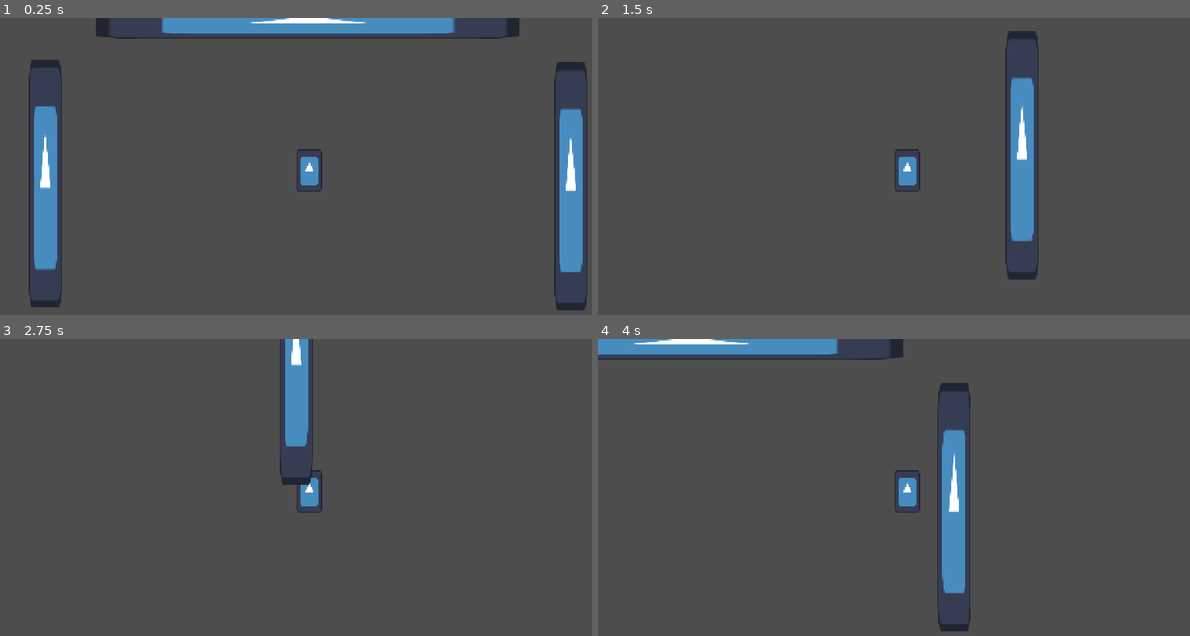
Above: before the commit, frames 1-4 (two rows, left to right).
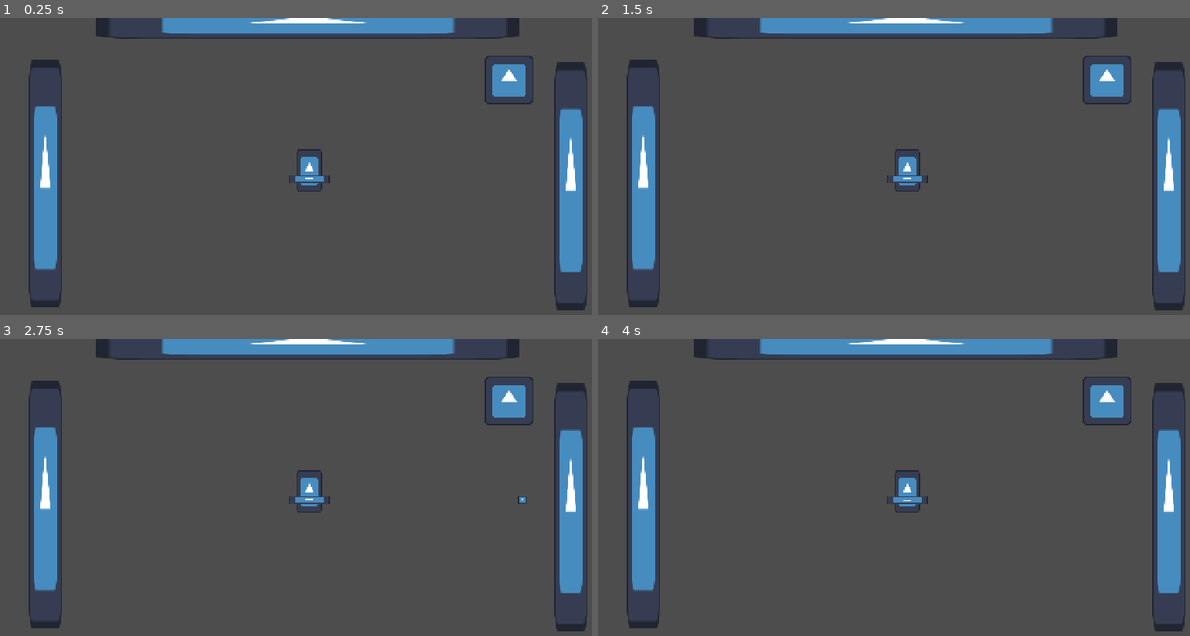
Above: after the commit, the same moments.

Repository: kikis05/SquirrelGame
Game: Godot game, scene res://scenes/main.tscn
Two runs of this game, one before a commit and one after it. Both use one fixed random seed, a clock stepped at 60 frames per second and the inputs below. The engine's default icon, where the game draws it, is replaced by a stand-in: a white triangle on a blue panel in a dark square.
Inputs:
- Up to frame 1 (0.25 s): no input
- Up to frame 2 (1.5 s): tap Enter at 0.5 s; hold Right (attack_right, bound only after the commit) 0.53-1.28 s; hold Down (attack_down, bound only after the commit) from 1.28 s (still down)
- Up to frame 3 (2.75 s): release Down (attack_down, bound only after the commit) at 2.03 s; hold Right (attack_right, bound only after the commit) from 2.03 s (still down)
- Up to frame 4 (4 s): release Right (attack_right, bound only after the commit) at 2.78 s; hold Up (attack_up, bound only after the commit) 2.78-3.53 s; hold Left (attack_left, bound only after the commit) from 3.53 s (still down)

The runs differ from the first frame. In frame 1, 0.8% of the frame differs, in the area x 48-91%, y 12-56%; in frame 2, 12%; in frame 3, 11%; in frame 4, 13%, in the area x 0-100%, y 0-99%.

Commit message:
added gun, sword, testing enemy

Diff:
--- /dev/null
+++ b/bullet.gd
@@ -0,0 +1,34 @@
+extends Area2D
+
+@export var speed = 200
+@export var damage = 15
+
+@onready var destroyTimer = $DestroyBullet
+
+var direction:Vector2
+
+func set_direction(bulletDirection):
+	direction = bulletDirection
+	rotation_degrees = rad_to_deg(global_position.angle_to_point(global_position+direction))
+
+func _physics_process(delta: float) -> void:
+	global_position += direction * speed * delta
+
+func _on_body_entered(body):
+	#group for enemies
+	#if body.is_in_group("enemies"):
+	print("Entered Body")
+	body.die() #not sure what this is
+	queue_free()
+
+#Delete this once we implement collision with enemy
+func _on_destroy_bullet_timeout() -> void:
+	queue_free()
+
+func set_speed(speed_):
+	speed = speed_
+
+func set_damage(damage_):
+	damage = damage_
+func get_damage():
+	return damage
--- /dev/null
+++ b/bullet.tscn
@@ -0,0 +1,26 @@
+[gd_scene load_steps=4 format=3 uid="uid://yxib1bie3es5"]
+
+[ext_resource type="Texture2D" uid="uid://c3ihirpd8epus" path="res://icon.svg" id="1_v7oki"]
+[ext_resource type="Script" uid="uid://73s8e05jdqcp" path="res://bullet.gd" id="1_v8qja"]
+
+[sub_resource type="RectangleShape2D" id="RectangleShape2D_v8qja"]
+size = Vector2(6, 6)
+
+[node name="Bullet" type="Area2D"]
+collision_mask = 0
+script = ExtResource("1_v8qja")
+speed = 800
+
+[node name="Sprite2D" type="Sprite2D" parent="."]
+visibility_layer = 2
+scale = Vector2(0.05, 0.05)
+texture = ExtResource("1_v7oki")
+
+[node name="CollisionShape2D" type="CollisionShape2D" parent="."]
+visibility_layer = 2
+shape = SubResource("RectangleShape2D_v8qja")
+
+[node name="DestroyBullet" type="Timer" parent="."]
+wait_time = 0.5
+
+[connection signal="timeout" from="DestroyBullet" to="." method="_on_destroy_bullet_timeout"]
--- /dev/null
+++ b/enemy.gd
@@ -0,0 +1,13 @@
+extends Area2D
+
+@export var health = 50
+
+func _on_area_entered(area: Area2D) -> void:
+	#One problem, if hit by sword,
+	# only the same amount of damage as slash
+	print("entered")
+	if (area.damage):
+		health -= area.get_damage()
+		print(health)
+	if (health <= 0):
+		queue_free()
--- /dev/null
+++ b/enemy.tscn
@@ -0,0 +1,20 @@
+[gd_scene load_steps=4 format=3 uid="uid://cu3p58x0nnbyr"]
+
+[ext_resource type="Script" uid="uid://d16bted04y8y4" path="res://enemy.gd" id="1_4gyqm"]
+[ext_resource type="Texture2D" uid="uid://c3ihirpd8epus" path="res://icon.svg" id="1_7k104"]
+
+[sub_resource type="CapsuleShape2D" id="CapsuleShape2D_7k104"]
+radius = 20.0
+height = 40.0
+
+[node name="Enemy" type="Area2D"]
+script = ExtResource("1_4gyqm")
+
+[node name="Sprite2D" type="Sprite2D" parent="."]
+scale = Vector2(0.3, 0.3)
+texture = ExtResource("1_7k104")
+
+[node name="CollisionShape2D" type="CollisionShape2D" parent="."]
+shape = SubResource("CapsuleShape2D_7k104")
+
+[connection signal="area_entered" from="." to="." method="_on_area_entered"]
--- a/entities/player/player.gd
+++ b/entities/player/player.gd
@@ -4,15 +4,27 @@
 @export_range(0.0, 1.0) var friction = 0.25
 @export_range(0.0 , 1.0) var acceleration = 0.3
 
+#we can later add a selector for weapon type
+#Change to $Gun to test Gun and change visibility in editor
+@onready var WEAPON = $Gun
 
 func _ready():
 	pass
 
 func _physics_process(delta):
+
+	if (Input.is_action_pressed("attack_right")
+	 or Input.is_action_pressed("attack_left")
+	 or Input.is_action_pressed("attack_down")
+	 or Input.is_action_pressed("attack_up")):
+		WEAPON.attack()
+
 	var movement_dir = Vector2(Input.get_axis("left", "right"), Input.get_axis("up", "down"))
+
 	if movement_dir.length() > 0:
 		movement_dir = movement_dir.normalized()
 
+	WEAPON.set_direction(movement_dir)
 	# horizontal movement
 	if movement_dir[0] != 0:
 		velocity.x = lerp(velocity.x, movement_dir[0] * speed, acceleration)
--- a/entities/player/player.tscn
+++ b/entities/player/player.tscn
@@ -1,7 +1,9 @@
-[gd_scene load_steps=5 format=3 uid="uid://ctdj7k4cwb4f6"]
+[gd_scene load_steps=7 format=3 uid="uid://ctdj7k4cwb4f6"]
 
 [ext_resource type="Script" uid="uid://wpgykegedrya" path="res://entities/player/player.gd" id="1_abrql"]
 [ext_resource type="Texture2D" uid="uid://c3ihirpd8epus" path="res://icon.svg" id="1_symyc"]
+[ext_resource type="PackedScene" uid="uid://bnubijqntw488" path="res://gun.tscn" id="3_sglur"]
+[ext_resource type="PackedScene" uid="uid://chq2g34nmenr0" path="res://sword.tscn" id="4_bls4j"]
 
 [sub_resource type="SpriteFrames" id="SpriteFrames_abrql"]
 animations = [{
@@ -29,3 +31,10 @@
 [node name="CollisionShape2D" type="CollisionShape2D" parent="."]
 position = Vector2(0, -16)
 shape = SubResource("CapsuleShape2D_sglur")
+
+[node name="Gun" parent="." instance=ExtResource("3_sglur")]
+position = Vector2(0, -10)
+
+[node name="Sword" parent="." instance=ExtResource("4_bls4j")]
+visible = false
+position = Vector2(0, -10)
--- /dev/null
+++ b/gun.gd
@@ -0,0 +1,50 @@
+extends Node2D
+
+@export var shootSpeed = 1.0
+
+const BULLET = preload("res://bullet.tscn")
+
+@onready var marker_2d = $Marker2D
+@onready var shoot_speed_timer = $shootSpeedTimer
+
+var canShoot = true
+
+#original scales of x and y
+var SCALE_X = scale.x
+var SCALE_Y = scale.y
+
+func _ready():
+	shoot_speed_timer.wait_time = 1.0 /shootSpeed
+
+func attack():
+	if canShoot:
+		canShoot = false
+		shoot_speed_timer.start()
+
+		var bullet_dir = Vector2(Input.get_axis("attack_left", "attack_right"), Input.get_axis("attack_up", "attack_down"))
+		if bullet_dir.length() > 0:
+			bullet_dir = bullet_dir.normalized()
+
+		var rot = rad_to_deg(global_position.angle_to_point(global_position + bullet_dir))
+		if scale.x == -1 * SCALE_X:
+			rotation_degrees = -1 * (180 - rot)
+		else:
+			rotation_degrees = rot
+		var bulletNode = BULLET.instantiate()
+
+		bulletNode.set_direction(bullet_dir)
+		get_tree().root.add_child(bulletNode)
+		bulletNode.global_position = marker_2d.global_position
+		bulletNode.destroyTimer.start()
+
+#for some reason can't shoot until bullet is gone
+func _on_shoot_speed_timer_timeout():
+	canShoot = true
+	rotation_degrees = 0
+
+func set_direction(direction):
+	if direction[0] != 0:
+		if direction.x < 0:
+			scale.x = SCALE_X * 1
+		if direction.x > 0:
+			scale.x = SCALE_X * -1
--- /dev/null
+++ b/gun.tscn
@@ -0,0 +1,21 @@
+[gd_scene load_steps=3 format=3 uid="uid://bnubijqntw488"]
+
+[ext_resource type="Script" uid="uid://ceivakvrwklgj" path="res://gun.gd" id="1_dk5gl"]
+[ext_resource type="Texture2D" uid="uid://c3ihirpd8epus" path="res://icon.svg" id="1_vk1bi"]
+
+[node name="Gun" type="Node2D"]
+script = ExtResource("1_dk5gl")
+
+[node name="Gun_Sprite" type="Sprite2D" parent="."]
+position = Vector2(-4, 0)
+scale = Vector2(0.25, 0.05)
+texture = ExtResource("1_vk1bi")
+offset = Vector2(16, 0)
+
+[node name="Marker2D" type="Marker2D" parent="."]
+position = Vector2(19, 0)
+
+[node name="shootSpeedTimer" type="Timer" parent="."]
+wait_time = 0.5
+
+[connection signal="timeout" from="shootSpeedTimer" to="." method="_on_shoot_speed_timer_timeout"]
--- a/project.godot
+++ b/project.godot
@@ -29,25 +29,41 @@
 up={
 "deadzone": 0.2,
 "events": [Object(InputEventKey,"resource_local_to_scene":false,"resource_name":"","device":-1,"window_id":0,"alt_press …(192 unchanged characters)…
-, Object(InputEventKey,"resource_local_to_scene":false,"resource_name":"","device":-1,"window_id":0,"alt_pressed":false,"shift_pressed":false,"ctrl_pressed":false,"meta_pressed":false,"pressed":false,"keycode":0,"physical_keycode":4194320,"key_label":0,"unicode":0,"location":0,"echo":false,"script":null)
 ]
 }
 down={
 "deadzone": 0.2,
 "events": [Object(InputEventKey,"resource_local_to_scene":false,"resource_name":"","device":-1,"window_id":0,"alt_press …(192 unchanged characters)…
-, Object(InputEventKey,"resource_local_to_scene":false,"resource_name":"","device":-1,"window_id":0,"alt_pressed":false,"shift_pressed":false,"ctrl_pressed":false,"meta_pressed":false,"pressed":false,"keycode":0,"physical_keycode":4194322,"key_label":0,"unicode":0,"location":0,"echo":false,"script":null)
 ]
 }
 left={
 "deadzone": 0.2,
 "events": [Object(InputEventKey,"resource_local_to_scene":false,"resource_name":"","device":-1,"window_id":0,"alt_press …(191 unchanged characters)…
-, Object(InputEventKey,"resource_local_to_scene":false,"resource_name":"","device":-1,"window_id":0,"alt_pressed":false,"shift_pressed":false,"ctrl_pressed":false,"meta_pressed":false,"pressed":false,"keycode":0,"physical_keycode":4194319,"key_label":0,"unicode":0,"location":0,"echo":false,"script":null)
 ]
 }
 right={
 "deadzone": 0.2,
-"events": [Object(InputEventKey,"resource_local_to_scene":fa …(140 unchanged characters)… d":false,"keycode":0,"physical_keycode":4194321,"key_label":0,"unicode":0,"location":0,"echo":false,"script":null)
-, Object(InputEventKey,"resource_local_to_scene":false,"resource_name":"","device":-1,"window_id":0,"alt_pressed":false,"shift_pressed":false,"ctrl_pressed":false,"meta_pressed":false,"pressed":false,"keycode":0,"physical_keycode":68,"key_label":0,"unicode":100,"location":0,"echo":false,"script":null)
+"events": [Object(InputEventKey,"resource_local_to_scene":fa …(140 unchanged characters)… d":false,"keycode":0,"physical_keycode":68,"key_label":0,"unicode":100,"location":0,"echo":false,"script":null)
+]
+}
+attack_up={
+"deadzone": 0.2,
+"events": [Object(InputEventKey,"resource_local_to_scene":false,"resource_name":"","device":0,"window_id":0,"alt_pressed":false,"shift_pressed":false,"ctrl_pressed":false,"meta_pressed":false,"pressed":false,"keycode":0,"physical_keycode":4194320,"key_label":0,"unicode":0,"location":0,"echo":false,"script":null)
+]
+}
+attack_down={
+"deadzone": 0.2,
+"events": [Object(InputEventKey,"resource_local_to_scene":false,"resource_name":"","device":0,"window_id":0,"alt_pressed":false,"shift_pressed":false,"ctrl_pressed":false,"meta_pressed":false,"pressed":false,"keycode":0,"physical_keycode":4194322,"key_label":0,"unicode":0,"location":0,"echo":false,"script":null)
+]
+}
+attack_left={
+"deadzone": 0.2,
+"events": [Object(InputEventKey,"resource_local_to_scene":false,"resource_name":"","device":0,"window_id":0,"alt_pressed":false,"shift_pressed":false,"ctrl_pressed":false,"meta_pressed":false,"pressed":false,"keycode":0,"physical_keycode":4194319,"key_label":0,"unicode":0,"location":0,"echo":false,"script":null)
+]
+}
+attack_right={
+"deadzone": 0.2,
+"events": [Object(InputEventKey,"resource_local_to_scene":false,"resource_name":"","device":0,"window_id":0,"alt_pressed":false,"shift_pressed":false,"ctrl_pressed":false,"meta_pressed":false,"pressed":false,"keycode":0,"physical_keycode":4194321,"key_label":0,"unicode":0,"location":0,"echo":false,"script":null)
 ]
 }
 
--- a/scenes/main.tscn
+++ b/scenes/main.tscn
@@ -1,7 +1,8 @@
-[gd_scene load_steps=3 format=3 uid="uid://df3pjjjqdan63"]
+[gd_scene load_steps=4 format=3 uid="uid://df3pjjjqdan63"]
 
 [ext_resource type="PackedScene" uid="uid://ctdj7k4cwb4f6" path="res://entities/player/player.tscn" id="1_o5qli"]
 [ext_resource type="Texture2D" uid="uid://c3ihirpd8epus" path="res://icon.svg" id="2_0wfyh"]
+[ext_resource type="PackedScene" uid="uid://cu3p58x0nnbyr" path="res://enemy.tscn" id="3_sugp2"]
 
 [node name="Main" type="Node"]
 
@@ -24,3 +25,6 @@
 position = Vector2(239, 4)
 scale = Vector2(2.57031, 0.191406)
 texture = ExtResource("2_0wfyh")
+
+[node name="Enemy" parent="." instance=ExtResource("3_sugp2")]
+position = Vector2(395, 48)
--- /dev/null
+++ b/slash.gd
@@ -0,0 +1,38 @@
+extends Area2D
+
+@export var speed = 500
+@export var fade = 0.5 #how fast the slash effect fades
+@export var damage = 5
+
+@onready var sprite = $Sprite2D
+
+var direction:Vector2
+
+func set_direction(slashDirection):
+	direction = slashDirection
+	rotation_degrees = rad_to_deg(global_position.angle_to_point(global_position+direction))
+
+func _physics_process(delta: float) -> void:
+	global_position += direction * speed * delta
+	sprite.modulate.a -= (delta * fade)
+	#print(global_position)
+	if (sprite.modulate.a <= 0):
+		queue_free()
+
+func _on_body_entered(body):
+	#Need to create group for enemies
+	#if body.is_in_group("enemies"):
+	body.die() #not sure what this is
+	queue_free()
+
+func set_speed(speed_):
+	speed = speed_
+
+func set_fade(fade_):
+	fade = fade_
+
+func set_damage(damage_):
+	damage = damage_
+
+func get_damage():
+	return damage
--- /dev/null
+++ b/slash.tscn
@@ -0,0 +1,20 @@
+[gd_scene load_steps=4 format=3 uid="uid://ribndof4q7ae"]
+
+[ext_resource type="Texture2D" uid="uid://c3ihirpd8epus" path="res://icon.svg" id="1_bf50k"]
+[ext_resource type="Script" uid="uid://bnwxbwrlud4kl" path="res://slash.gd" id="1_tocf0"]
+
+[sub_resource type="RectangleShape2D" id="RectangleShape2D_bf50k"]
+size = Vector2(6, 38.5)
+
+[node name="Slash" type="Area2D"]
+collision_mask = 0
+script = ExtResource("1_tocf0")
+speed = 300
+
+[node name="Sprite2D" type="Sprite2D" parent="."]
+scale = Vector2(0.05, 0.3)
+texture = ExtResource("1_bf50k")
+
+[node name="CollisionShape2D" type="CollisionShape2D" parent="."]
+position = Vector2(0, -0.75)
+shape = SubResource("RectangleShape2D_bf50k")
--- /dev/null
+++ b/sword.gd
@@ -0,0 +1,64 @@
+extends Area2D
+
+@export var force = 1.0
+@export var damage = 20
+
+const SLASH = preload("res://slash.tscn")
+
+@onready var marker_2d = $Marker2D
+@onready var slash_speed_timer = $slashSpeedTimer
+
+#original scales of x and y
+var SCALE_X = scale.x
+var SCALE_Y = scale.y
+
+var canSlash = true
+
+func _ready():
+	slash_speed_timer.wait_time = 1.0 /force
+
+func attack():
+	if canSlash:
+		canSlash = false
+		slash_speed_timer.start()
+
+		var slash_dir = Vector2(Input.get_axis("attack_left", "attack_right"), Input.get_axis("attack_up", "attack_down"))
+		if slash_dir.length() > 0:
+			slash_dir = slash_dir.normalized()
+
+		var rot = rad_to_deg(global_position.angle_to_point(global_position + slash_dir))
+		if scale.x == -1 * SCALE_X:
+			rotation_degrees = -1 * (180 - rot)
+		else:
+			rotation_degrees = rot
+		var slashNode = SLASH.instantiate()
+		slashNode.set_direction(slash_dir)
+		get_tree().root.add_child(slashNode)
+		slashNode.global_position = marker_2d.global_position
+
+#for some reason can't attack until bullet is gone
+func _on_slash_speed_timer_timeout() -> void:
+	canSlash = true
+	rotation_degrees = 0
+
+func set_direction(direction):
+	if direction[0] != 0:
+		if direction.x < 0:
+			scale.x = SCALE_X * -1
+		if direction.x > 0:
+			scale.x = SCALE_X * 1
+
+func set_damage(damage_):
+	damage = damage_
+
+func is_attacking():
+	return (Input.is_action_pressed("attack_down")
+	 or Input.is_action_pressed("attack_up")
+	 or Input.is_action_pressed("attack_left")
+	 or Input.is_action_pressed("attack_right"))
+
+func get_damage():
+	#if is_attacking():
+		#return damage
+	#else: return 0
+	return damage
--- /dev/null
+++ b/sword.tscn
@@ -0,0 +1,31 @@
+[gd_scene load_steps=4 format=3 uid="uid://chq2g34nmenr0"]
+
+[ext_resource type="Texture2D" uid="uid://c3ihirpd8epus" path="res://icon.svg" id="1_74bdg"]
+[ext_resource type="Script" uid="uid://btqt06qinw0p4" path="res://sword.gd" id="1_e4ynd"]
+
+[sub_resource type="RectangleShape2D" id="RectangleShape2D_74bdg"]
+size = Vector2(11.3137, 63.6396)
+
+[node name="Sword" type="Area2D"]
+collision_mask = 0
+script = ExtResource("1_e4ynd")
+
+[node name="Sprite2D" type="Sprite2D" parent="."]
+position = Vector2(6.04077, -6.12263)
+rotation = 0.785398
+scale = Vector2(0.05, 0.3)
+texture = ExtResource("1_74bdg")
+offset = Vector2(152.173, -39.6843)
+
+[node name="CollisionShape2D" type="CollisionShape2D" parent="."]
+position = Vector2(22.0892, -11.4108)
+rotation = 0.785398
+scale = Vector2(0.5, 0.5)
+shape = SubResource("RectangleShape2D_74bdg")
+
+[node name="Marker2D" type="Marker2D" parent="."]
+position = Vector2(17, 0)
+
+[node name="slashSpeedTimer" type="Timer" parent="."]
+
+[connection signal="timeout" from="slashSpeedTimer" to="." method="_on_slash_speed_timer_timeout"]
Not shown, added: bullet.gd.uid
Not shown, added: enemy.gd.uid
Not shown, added: gun.gd.uid
Not shown, added: scenes/enemy.gd.uid
Not shown, added: slash.gd.uid
Not shown, added: sword.gd.uid
